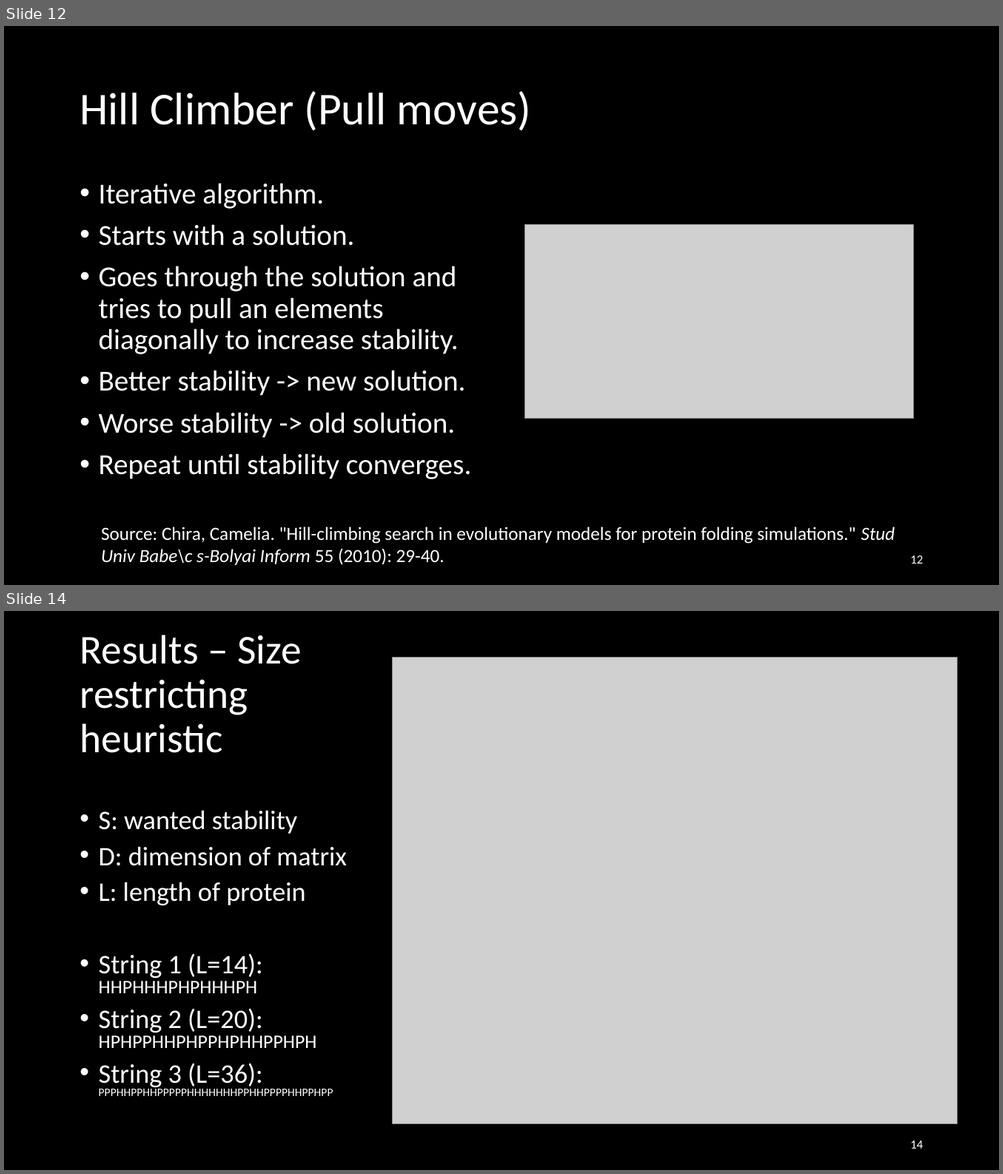
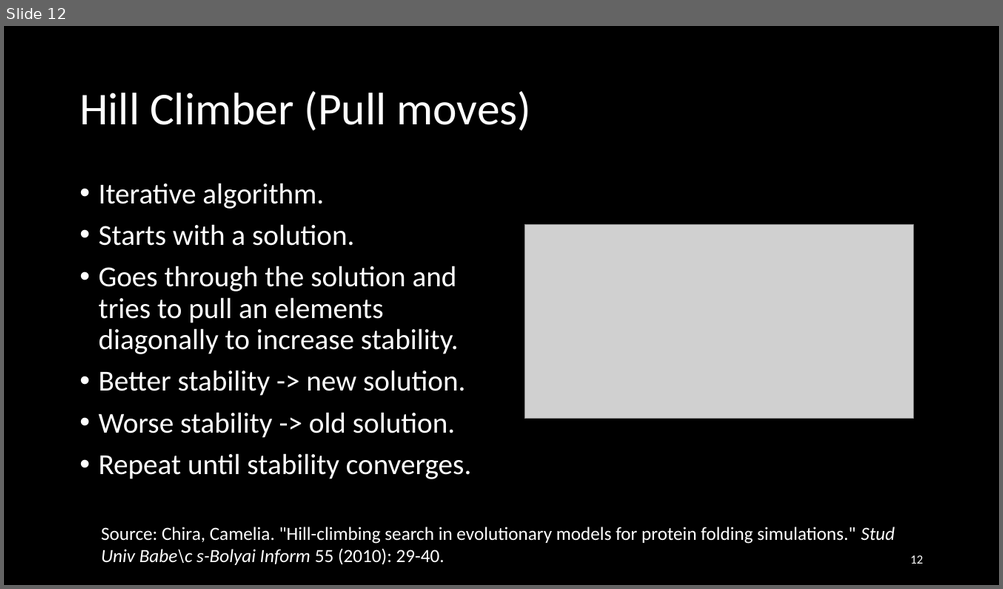
Before and after one commit to Loek21/Protein-Pow-d-er, a slide deck: Documentation/PPP, Week 2, Meeting 1.pptx. Shown one above the other, each under a label of ours: slides 12 and 14 before the commit, slide 12 after it; the slides between them are not shown. The pictures are 1003x1174 and 1003x589 pixels, drawn with LibreOffice and Linux fonts; fonts in the diff are those of the drawing; grey boxes stand for pictures. Boxes give left, top, right and bottom in pixels: in the first picture for what was removed or moved away, otherwise in the second. Text is boxed around its words. In the diff, an @@ line names an element or a change of style, - is before the commit and + after.

```diff
--- a/Documentation/PPP, Week 2, Meeting 1.pptx
+++ b/Documentation/PPP, Week 2, Meeting 1.pptx
@@ slide 14 removed at [4, 611, 999, 1170], background #000000 @@
@@ title removed at [79, 635, 301, 753] @@
-Results – Size
-restricting
-heuristic
@@ picture removed at [392, 658, 957, 1125] @@
@@ text removed at [99, 810, 347, 1096] @@
-• S: wanted stability
-• D: dimension of matrix
-• L: length of protein
-• String 1 (L=14):
-  HHPHHHPHPHHHPH
-• String 2 (L=20):
-  HPHPPHHPHPPHPHHPPHPH
-• String 3 (L=36):
-  PPPHHPPHHPPPPPHHHHHHHPPHHPPPPHHPPHPP
@@ page number removed at [910, 1141, 922, 1149] @@
-14
```
Also in this commit, not shown: 5 slides changed, 1 other file.
